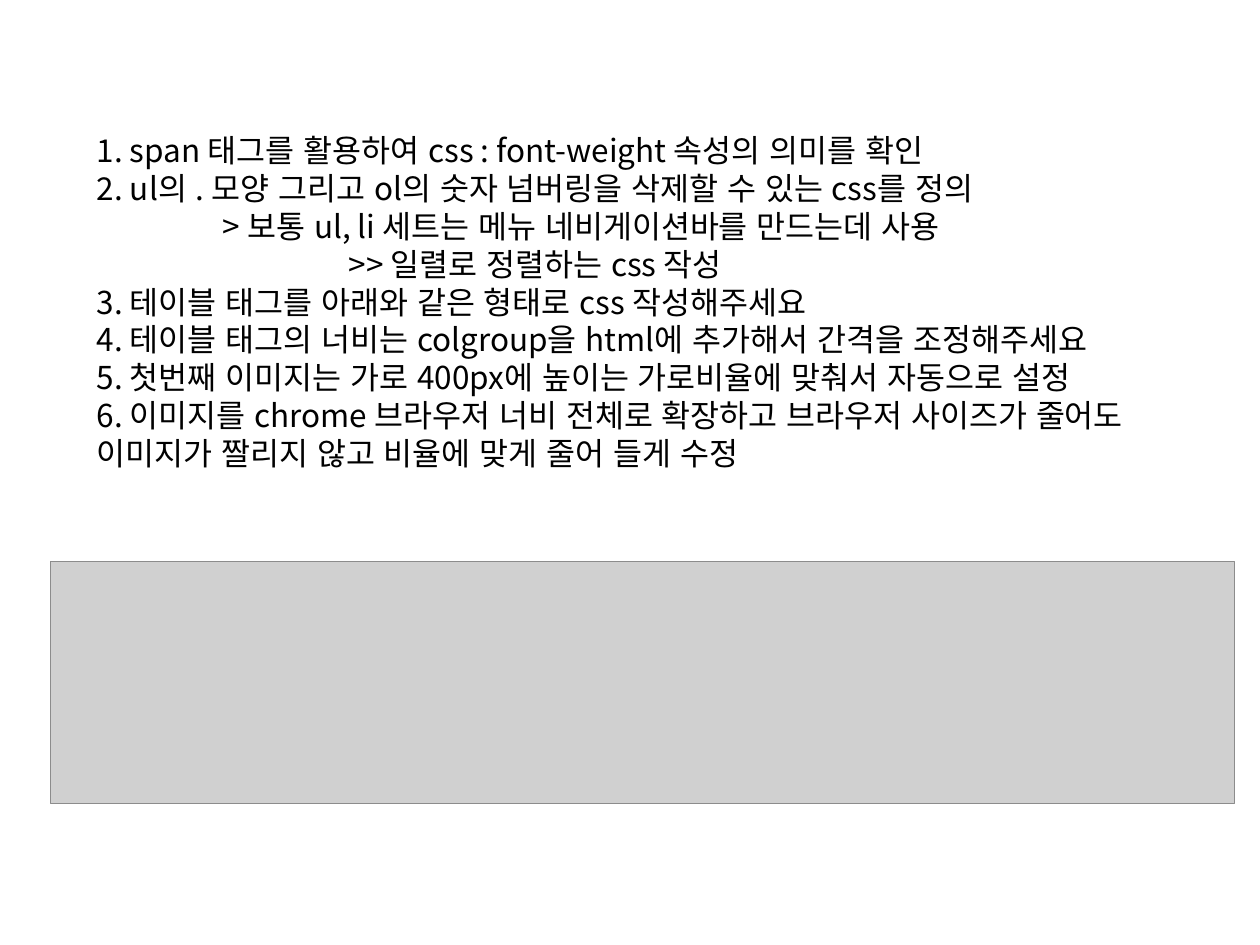
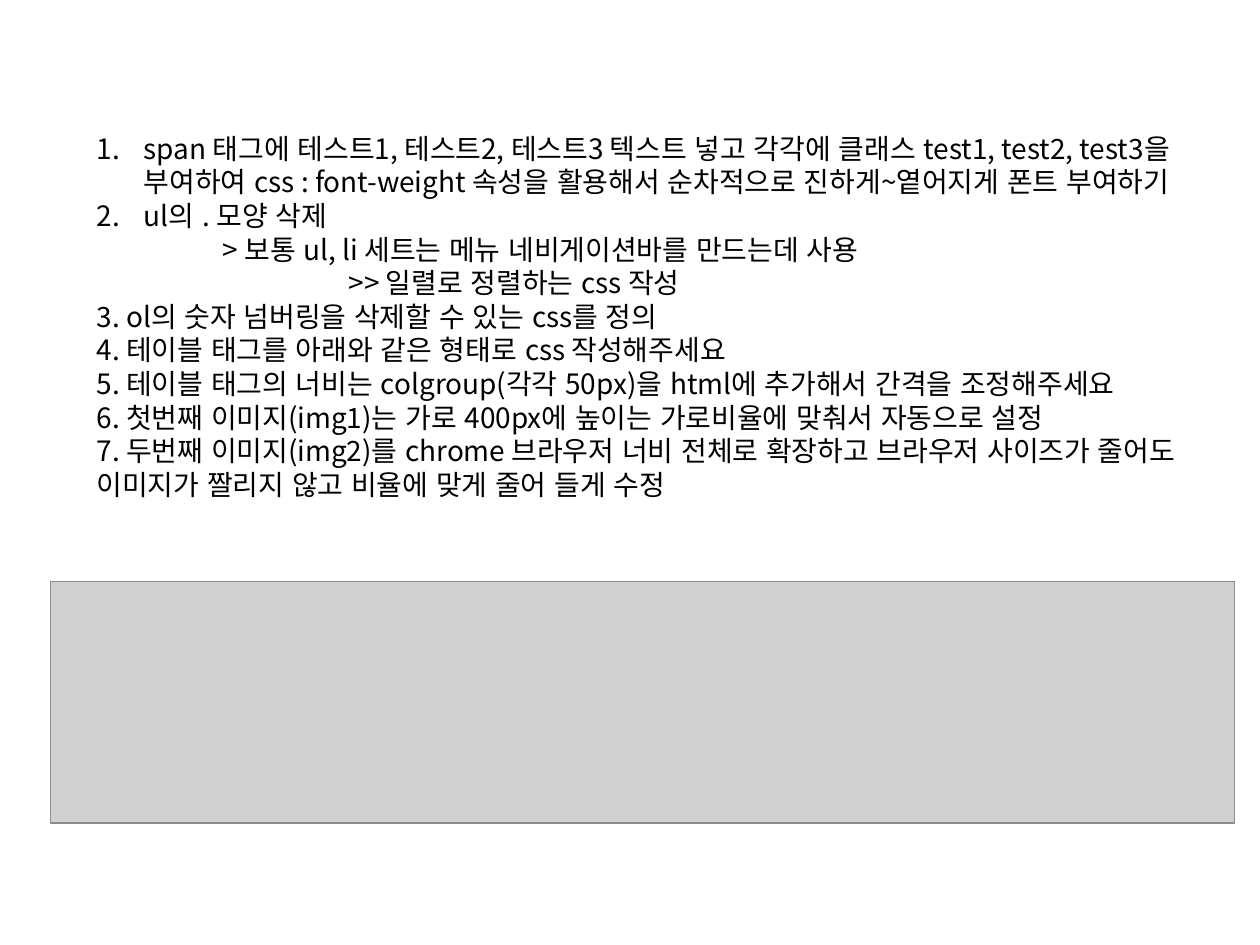
Before and after one commit to daehoshin/hjw, a slide deck: slide 1 of 03. homework/hw02/doc/hw02.pptx. Drawn at 1260x945 pixels with LibreOffice and Linux fonts; fonts in the diff are those of the drawing; grey boxes stand for pictures. Boxes give left, top, right and bottom in pixels: in the first picture for what was removed or moved away, otherwise in the second. Text is boxed around its words. In the diff, an @@ line names an element or a change of style, - is before the commit and + after.

```diff
--- a/03. homework/hw02/doc/hw02.pptx
+++ b/03. homework/hw02/doc/hw02.pptx
@@ text at bbox=[144, 136, 1170, 229]: text changed; size 18 to 16 pt @@
-1. span 태그를 활용하여 css : font-weight 속성의 의미를 확인
-2. ul의 . 모양 그리고 ol의 숫자 넘버링을 삭제할 수 있는 css를 정의
+1. span 태그에 테스트1, 테스트2, 테스트3 텍스트 넣고 각각에 클래스 test1, test2, test3을 부여하여 css : font-weight 속성을 활용해서 순차적으로 진하게~옅어지게 폰트 부여하기
+2. ul의 . 모양 삭제
@@ text at bbox=[244, 237, 858, 296]: size 18 to 16 pt in "> 보통 ul, li 세트는 메뉴 네비게이션바를 ...", ">> 일렬로 정렬하는 css 작성" @@
@@ text at bbox=[97, 303, 1175, 498]: text changed; size 18 to 16 pt @@
-3. 테이블 태그를 아래와 같은 형태로 css 작성해주세요
-4. 테이블 태그의 너비는 colgroup을 html에 추가해서 간격을 조정해주세요
-5. 첫번째 이미지는 가로 400px에 높이는 가로비율에 맞춰서 자동으로 설정
-6. 이미지를 chrome 브라우저 너비 전체로 확장하고 브라우저 사이즈가 줄어도 이미지가 짤리지 않고 비율에 맞게 줄어 들게 수정
+3. ol의 숫자 넘버링을 삭제할 수 있는 css를 정의
+4. 테이블 태그를 아래와 같은 형태로 css 작성해주세요
+5. 테이블 태그의 너비는 colgroup(각각 50px)을 html에 추가해서 간격을 조정해주세요
+6. 첫번째 이미지(img1)는 가로 400px에 높이는 가로비율에 맞춰서 자동으로 설정
+7. 두번째 이미지(img2)를 chrome 브라우저 너비 전체로 확장하고 브라우저 사이즈가 줄어도 이미지가 짤리지 않고 비율에 맞게 줄어 들게 수정
@@ picture: place and size @@
-picture at bbox=[50, 562, 1235, 804]
+picture at bbox=[50, 582, 1235, 824]
```
Also in this commit, not shown: 4 other files.
